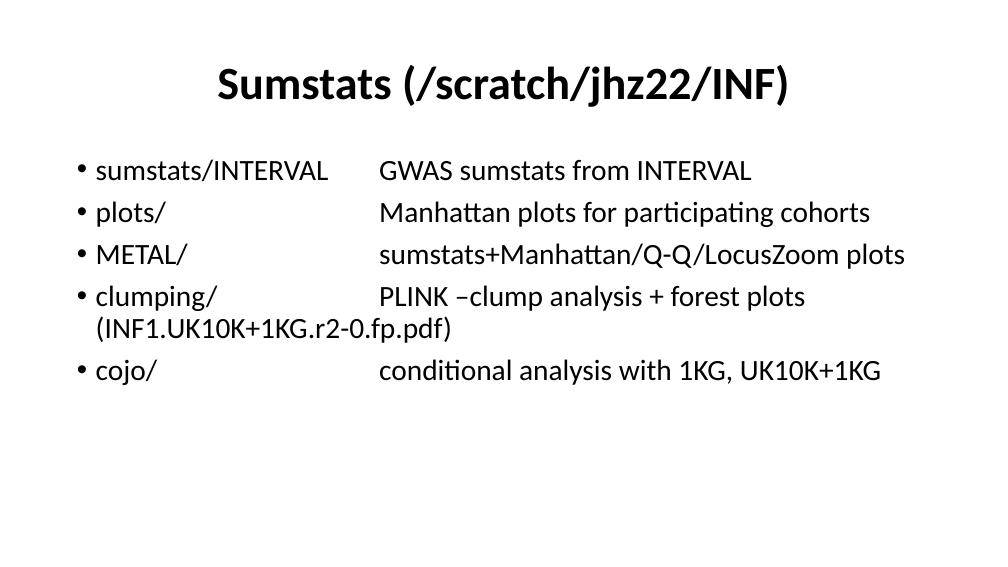
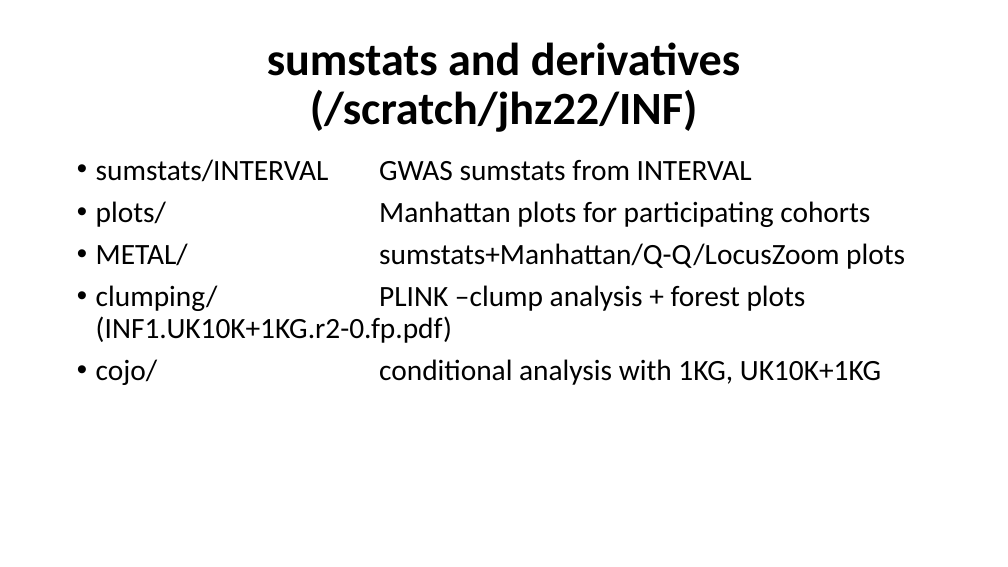
Before and after one commit to jinghuazhao/INF, a slide deck: slide 10 of doc/SCALLOP_INF1-120419.pptx. Drawn at 1008x567 pixels with LibreOffice and Linux fonts; fonts in the diff are those of the drawing. Boxes give left, top, right and bottom in pixels: in the first picture for what was removed or moved away, otherwise in the second. Text is boxed around its words. In the diff, an @@ line names an element or a change of style, - is before the commit and + after.

```diff
--- a/doc/SCALLOP_INF1-120419.pptx
+++ b/doc/SCALLOP_INF1-120419.pptx
@@ title at (267, 42, 740, 132): text changed @@
-Sumstats (/scratch/jhz22/INF)
+sumstats and derivatives (/scratch/jhz22/INF)
```
Also in this commit, not shown: 7 other slides changed, 16 other files.
